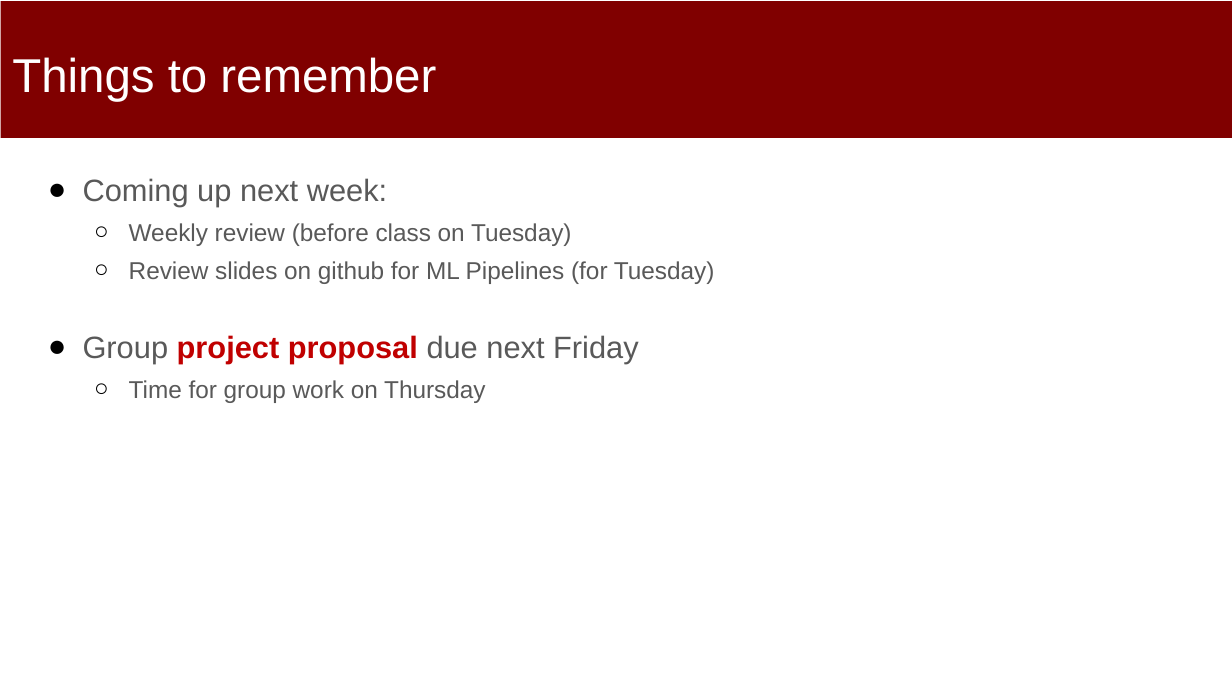
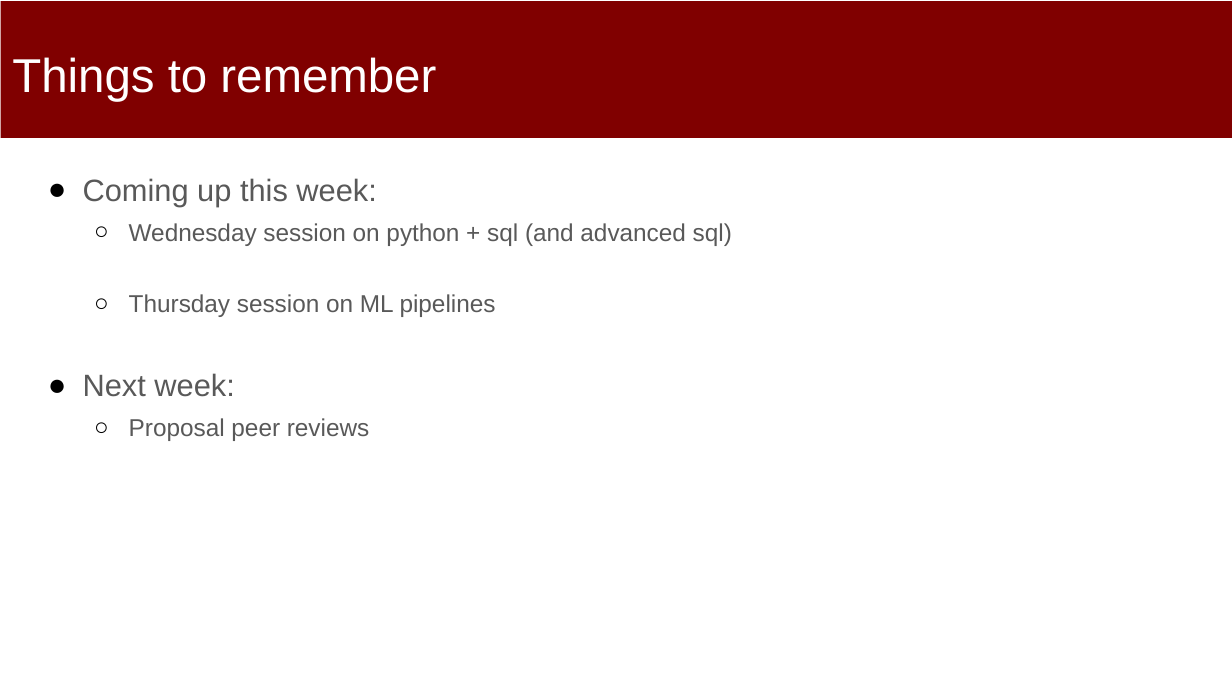
Before and after one commit to dssg/mlforpublicpolicylab, a slide deck: slide 2 of Lectures/07-formulation-and-baselines.pptx. Drawn at 1232x693 pixels with LibreOffice and Linux fonts; fonts in the diff are those of the drawing. Boxes give left, top, right and bottom in pixels: in the first picture for what was removed or moved away, otherwise in the second. Text is boxed around its words. In the diff, an @@ line names an element or a change of style, - is before the commit and + after.

```diff
--- a/Lectures/07-formulation-and-baselines.pptx
+++ b/Lectures/07-formulation-and-baselines.pptx
@@ text at [83, 178, 732, 441]: text changed @@
-● Coming up next week:
-  ○ Weekly review (before class on Tuesday)
-  ○ Review slides on github for ML Pipelines (for Tuesday)
-● Group project proposal due next Friday
-  ○ Time for group work on Thursday
+● Coming up this week:
+  ○ Wednesday session on python + sql (and advanced sql)
+  ○ Thursday session on ML pipelines
+● Next week:
+  ○ Proposal peer reviews
```
Also in this commit, not shown: 2 other slides changed, 1 other file.
